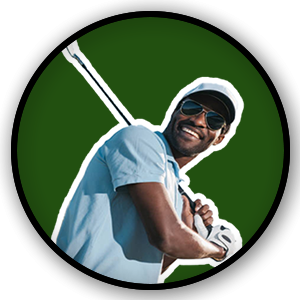
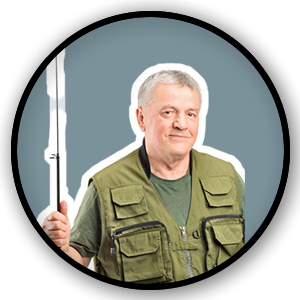
Layered file, before and after one edit (300×300). Changes by layer:
painted on "thumbnail" over [34, 17, 245, 290]
painted on "Ellipse 1" (2nd of 2) over [17, 17, 284, 285]
